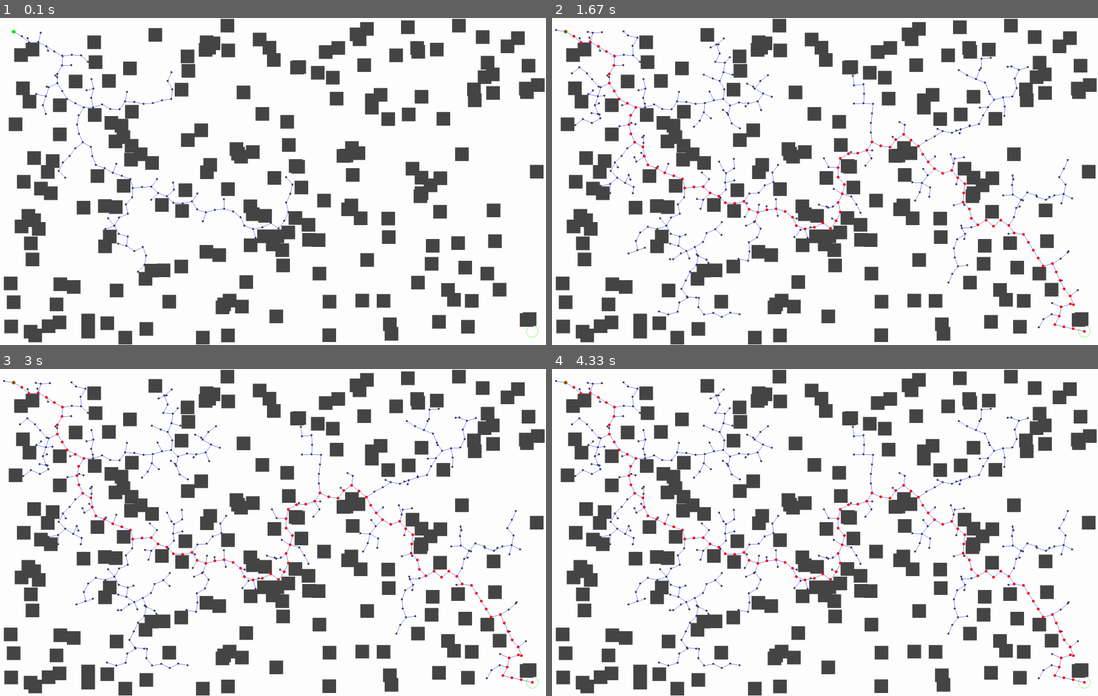
Above: before the commit, frames 1-4 (two rows, left to right).
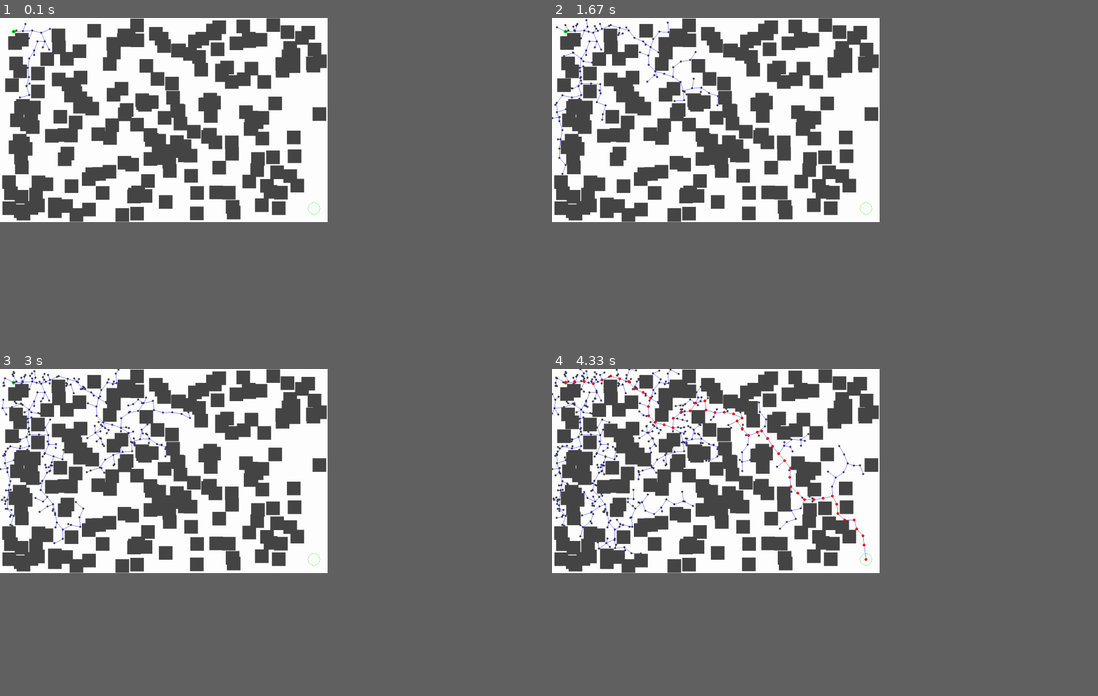
Above: after the commit, the same moments.

Repository: Marchesini010126/MotionPlanning
Game: pygame game, started from RRT/RRT.py
Two runs of this game, one before a commit and one after it. Both use one fixed random seed, a clock stepped at 60 frames per second and the inputs below.
Inputs:
- Up to frame 1 (0.1 s): no input
- Up to frame 2 (1.67 s): no input
- Up to frame 3 (3 s): no input
- Up to frame 4 (4.33 s): no input
In our replay, the window is 900x540 before the commit and 540x337 after it. These sizes can differ from the game's own. Grey fills any space a smaller window leaves; there, only what the larger window draws over its background counts as a difference.

The runs differ from the first frame. In frame 1, 31% of the frame differs, in the area x 0-100%, y 0-100%; in frame 2, 33%; in frame 3, 33%; in frame 4, 34%.

Commit message:
Add kinematic bicycle model to Robot.motion()
Model is based on github linked in code comment. Computes the pos/orientation of rear wheel. Can be updated later to show to center

Diff:
--- a/RRT/RRT.py
+++ b/RRT/RRT.py
@@ -6,9 +6,9 @@
 import numpy as np
 
 def main():
-    dimensions = (1200, 2000)
+    dimensions = (750, 1200)
     start = (50, 50)
-    goal = (1950, 1150)
+    goal = (1150, 700)
     obsDim = 50
     obsNum = 200
     i = 0
--- a/packages/RobotPlanningRoutines/planners_and_env.py
+++ b/packages/RobotPlanningRoutines/planners_and_env.py
@@ -75,29 +75,30 @@
 
 class Robot():
     # initialise the robot
-    def __init__(self,x0=0,y0=0,thrust=10,type='circle',dimension=20) :
+    def __init__(self,x0=0,y0 = 0,type='circle',dimension=20) :
 
         # state of the system
         self.x0      = x0    # m     x of the baricenter
         self.y0      = y0    # m     y of the baricenter
         self.vx0     = 0.0   # m/s
-        self.vy0     = 0.0   # m/s
-        self.state   = np.array([self.x0,self.y0,self.vx0,self.vy0])
+        self.yaw0    = 0.0   # rad   angle of the car with the global frame (0 = aligned with x-axis)
+        self.angle0  = 0.0   # rad   angle of the wheels with local x-axis (0 = forward, negative = left).
+                             #       Combined w/ velocity it causes yaw rate
+        self.state   = np.array([self.x0,self.y0,self.vx0,self.angle0])
 
         # dynamic parameters
-        self.thrust  = thrust # N
-        self.dt      = 0.01 # s         # integration step
-        self.mass    = 10   # kg        # mass
-        self.gravity = 9.81 # pixel/s2      # gravity acceleration
-        self.type    = 'type'
-
-        self.radius  = 20 # add capability to change it
+        self.dt        = 0.01 # s         # integration step
+        self.mass      = 10   # kg        # mass
+        self.type      = 'type'
+        self.max_angle = np.pi / 8        # rad   max steering angle of the wheels
+        self.radius    = 20               # add capability to change it
+        self.L         = 3                # m   length of wheel base
         # available_shapes = {'rectangle','circle','polygon'}
         # factory          = ObstaclesFactory()
         # if self.type == 'rectangle' :
         #     pass
 
-    #  here the equaltions of motion are defined
+    #  here the equations of motion are defined
     def motion(self) :
 
         # ----------DESCRIPTION--------------
@@ -108,21 +109,30 @@
         # -----------OUTPUT------------------
         # updates state of the system
 
+        # Inspired by https://github.com/winstxnhdw/KinematicBicycleModel/blob/main/kinematic_model.py
 
-        # equations of motion for the mall
-        vmax = 20  # m/s # upper limit of the speed
-        vmin = 0   # m/s # loer limit of the speed
-        self.vx0 = self.vx0 + self.thrust/self.mass*self.dt
-        self.vy0 = self.vy0 + self.gravity*self.dt
-        # check speed
-        if np.abs(self.vx0) > vmax :
-            self.thrust  = 0
-        if np.abs(self.vy0) > vmax :
-            self.gravity  = 0
+        x_dot = self.vx0 * np.cos(self.yaw0)
+        y_dot = self.vx0 * np.sin(self.yaw0)
+        yaw_rate = self.vx0 * np.tan(self.angle0) / self.L
 
-        self.x0  = self.x0  + self.vx0*self.dt
-        self.y0  = self.y0  + self.vy0*self.dt
+        # Compute the final state
+        self.x0 += x_dot * self.dt
+        self.y0 += y_dot * self.dt
+        self.yaw0 += yaw_rate * self.dt
 
+    def change_angle(self, angle):
+        max_angle = self.max_angle
+
+        # Keep angle within allowed angles
+        if angle > max_angle:
+            angle = max_angle
+        elif angle < -max_angle:
+            angle = -max_angle
+
+        # Update the angle
+        self.angle0 = angle
+        # Update the state
+        self.state = np.array([self.x0,self.y0,self.vx0,self.angle0])
 
     # draw the robot on the screen
     def draw_robot(self,screen):
